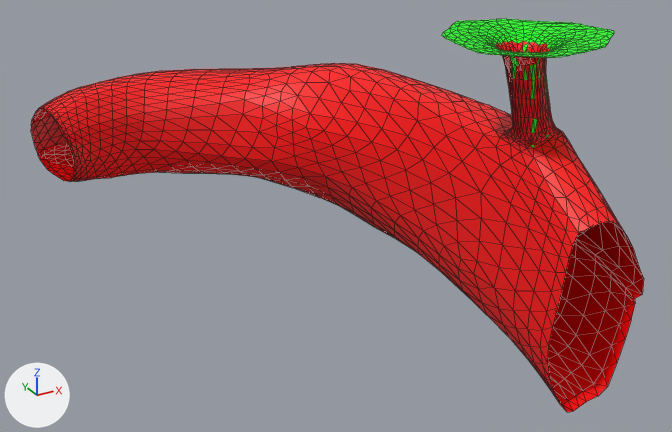
Before and after pictures for a commit that changed the Blender file Assets/Models/Caves/proto-level1.blend.
Rendered twice from a 50 mm lens placed at (-95.5, -117.3, 62.6), pointed at (-21.3, 17.8, -4.9). The lights are fixed; the arrows at lower left show +X, +Y and +Z. Mesh edges are drawn as thin lines.

Script lines for the objects in view, before the commit:
```python
me_cube_001 = bpy.data.meshes.new('Cube.001')
me_cube_001.from_pydata(...)  # 1465 vertices, 2832 faces; spans x -63.0..10.6, y -31.4..82.4, z -22.4..32.7
# faces by material slot: [2385, 447]
me_cube_001.materials.append(mat_material_001)  # red #ff0000
me_cube_001.materials.append(mat_material_002)  # green #00ff00
ob_cube = bpy.data.objects.new('Cube', me_cube_001)
ob_cube.location = (0.0, 0.0, 0.0)
```
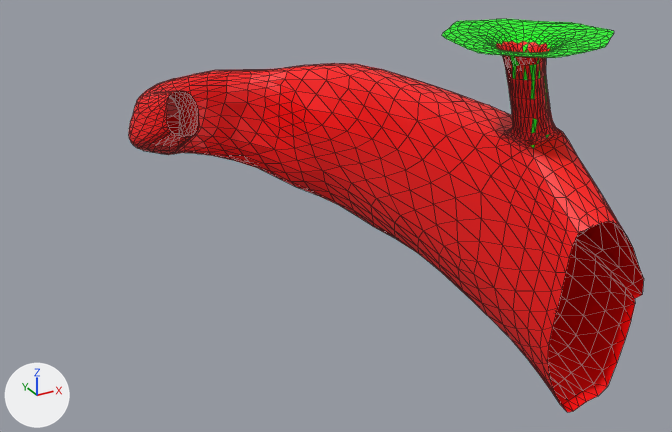
Pixel boxes (x1, y1, x2, y2) of what changed, in the pictures (672 x 432 px; the box of a moved part takes in the faces that stretch with it):
'Cube', reshaped (16% narrower)
    before: (31, 19, 644, 412)
    after: (129, 19, 644, 412)
part 1 of me_cube_001, moved or reshaped
    before: (31, 63, 415, 236)
    after: (129, 63, 415, 236)

Edits to the bpy script that builds the scene:
```text
Change me_cube_001:
    used by ob_cube; location = (0.0, 0.0, 0.0)
    remove me_cube_001.from_pydata(...)  # 1465 vertices, 2832 faces; spans x -63.0..10.6, y -31.4..82.4, z -22.4..32.7
    add me_cube_001.from_pydata(...)  # 1465 vertices, 2832 faces; spans x -47.9..10.6, y -31.4..82.4, z -22.4..32.7
    me_cube_001 part 1: 523 of 1465 vertices moved; they spanned x -63.0..-2.1, y 19.0..80.0, z -15.0..15.0 and now span x -47.9..-2.1, y 19.3..70.4, z -15.0..15.0; mean shift (6.0, -10.9, 4.1); largest move (-62.5, 70.2, -1.4) -> (-44.2, 39.8, 9.9)
```
